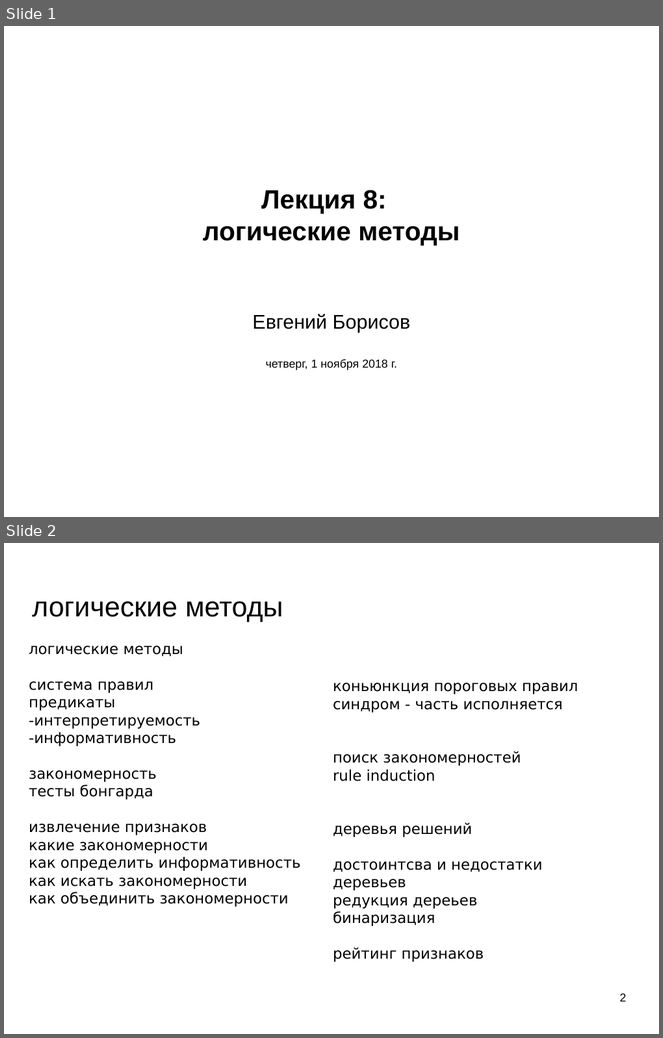
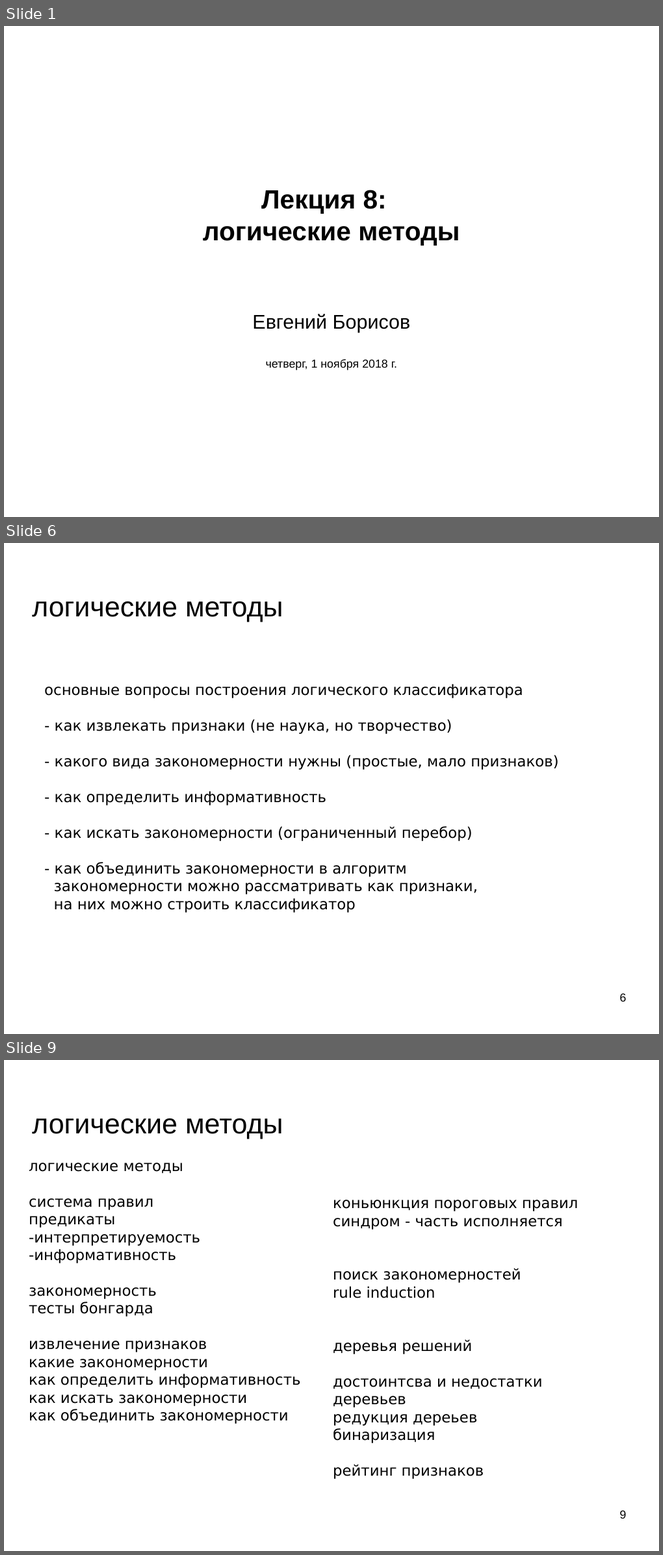
Before and after one commit to mechanoid5/ml_lectorium_legacy, a slide deck: 08-logical.odp. Shown one above the other, each under a label of ours: slides 1 and 2 before the commit, slides 1, 6 and 9 after it; the slides between them are not shown. The pictures are 663x1038 and 663x1555 pixels, drawn with LibreOffice and Linux fonts; fonts in the diff are those of the drawing; background and template pictures are left out. Boxes give left, top, right and bottom in pixels: in the first picture for what was removed or moved away, otherwise in the second. Text is boxed around its words. In the diff, an @@ line names an element or a change of style, - is before the commit and + after.

```diff
--- a/08-logical.odp
+++ b/08-logical.odp
@@ slide 6 added at (4, 543, 659, 1034), background picture (left out) @@
@@ title added at (32, 601, 283, 622), 33.9 pt, text #000000 @@
+логические методы
@@ text added at (44, 684, 558, 913), 18 pt, text #000000 @@
+основные вопросы построения логического классификатора
+- как извлекать признаки (не наука, но творчество)
+- какого вида закономерности нужны (простые, мало признаков)
+- как определить информативность
+- как искать закономерности (ограниченный перебор)
+- как объединить закономерности в алгоритм
+закономерности можно рассматривать как признаки,
+на них можно строить классификатор
@@ page number added at (620, 993, 627, 1002), 14 pt, text #000000 @@
+6
@@ what was slide 2 is now slide 9 @@
@@ page number at (620, 1510, 627, 1519): text changed @@
-2
+9
```
Also in this commit, not shown: 6 other slides added, 2 other files.
